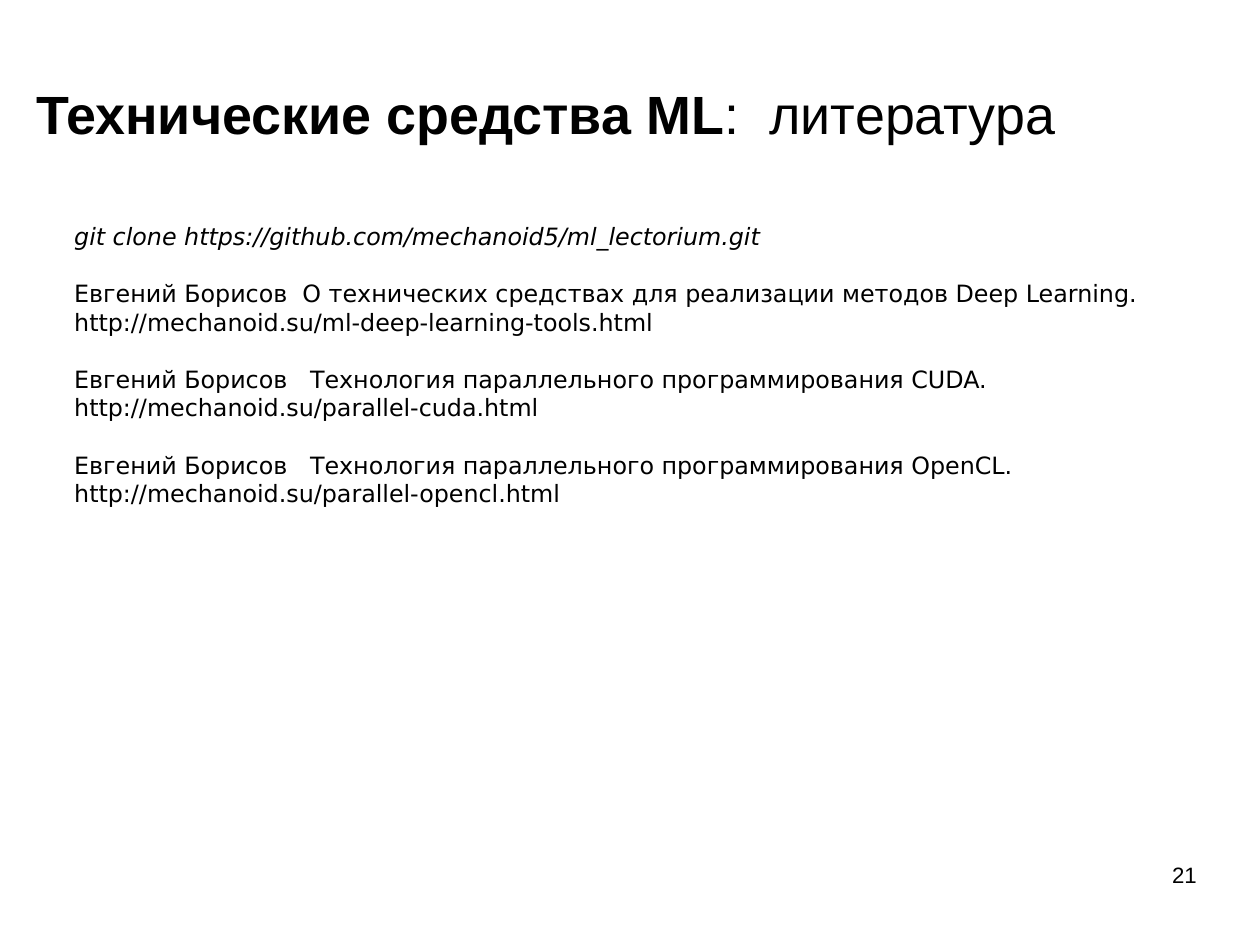
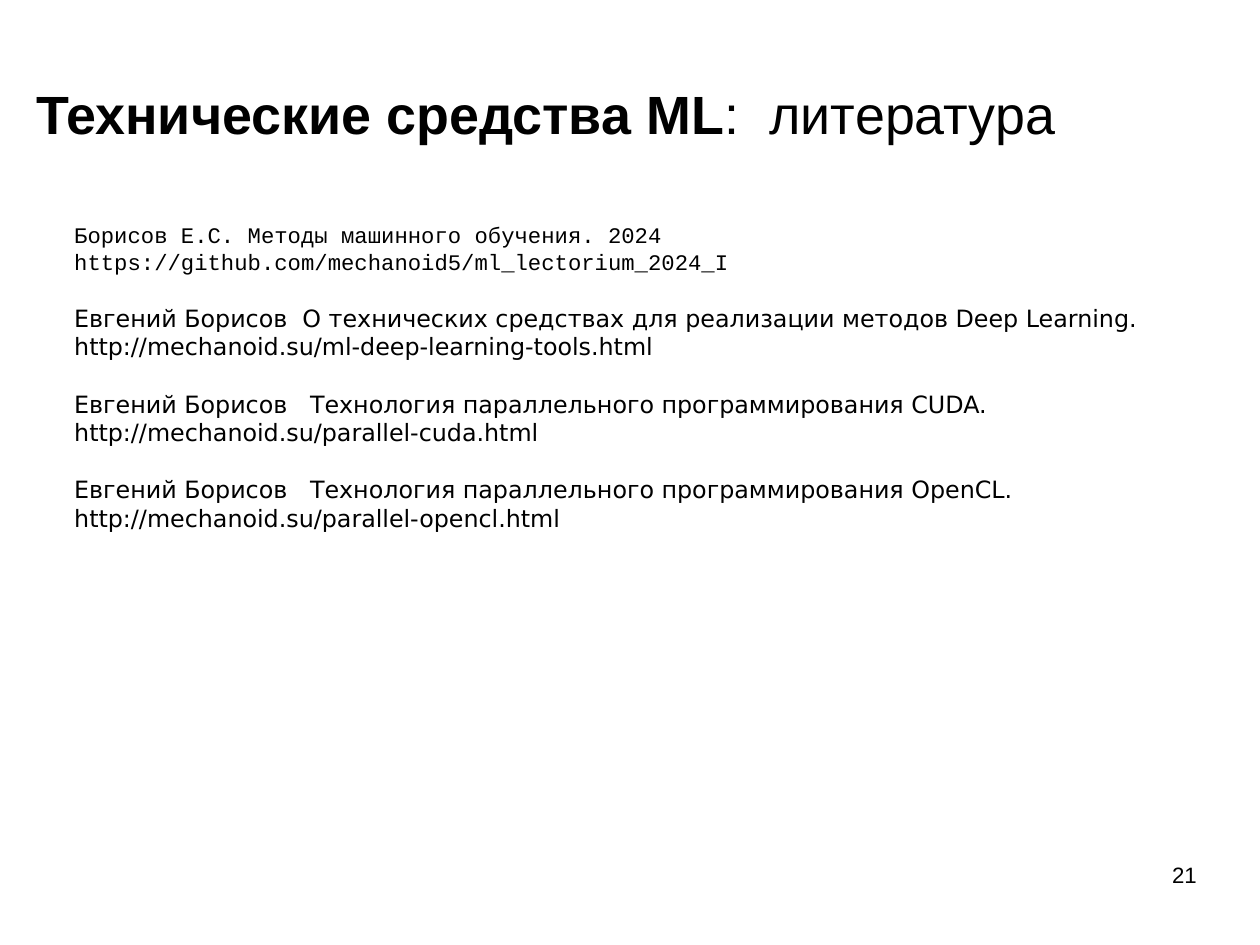
Before and after one commit to mechanoid5/ml_lectorium_2024_I, a slide deck: slide 21 of 18-tech-stack.odp. Drawn at 1260x945 pixels with LibreOffice and Linux fonts; fonts in the diff are those of the drawing; background and template pictures are left out. Boxes give left, top, right and bottom in pixels: in the first picture for what was removed or moved away, otherwise in the second. Text is boxed around its words. In the diff, an @@ line names an element or a change of style, - is before the commit and + after.

```diff
--- a/18-tech-stack.odp
+++ b/18-tech-stack.odp
@@ text at (74, 227, 728, 275): text changed; size 15 to 14 pt; font DejaVu Sans to Courier New; italic off @@
-git clone https://github.com/mechanoid5/ml_lectorium.git
+Борисов Е.С. Методы машинного обучения. 2024
+https://github.com/mechanoid5/ml_lectorium_2024_I
```
Also in this commit, not shown: 1 other file.
